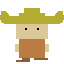
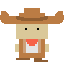
The second 64x64 image is a revision of the first. Changes to its layers:
removed group "Cowboy" (2 layers) over bbox(0, 8, 64, 62)
added group "walk_0" with 2 layers above "walk_1" over bbox(0, 8, 64, 62)
moved "left" (1st of 2, in "walk_0") into group "walk_0", painted on it over bbox(0, 8, 32, 62)
moved "right" (1st of 2, in "walk_0") into group "walk_0", painted on it over bbox(32, 8, 64, 62)
